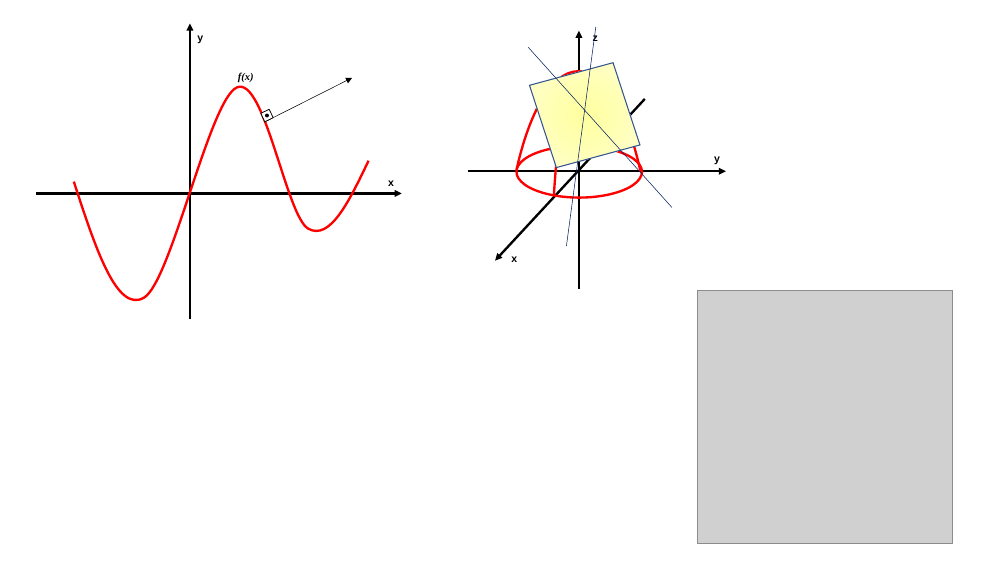
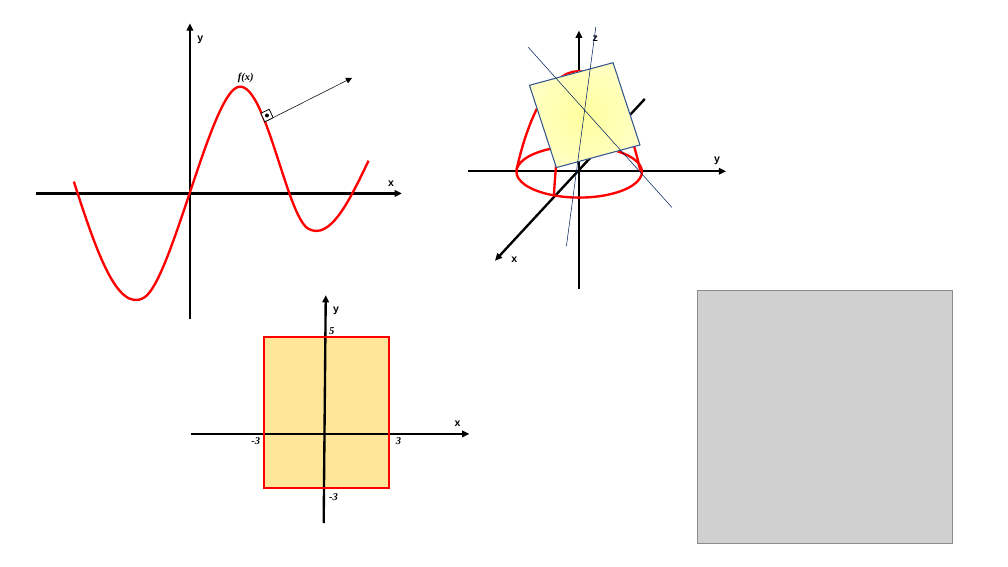
Before and after one commit to joaopsilvam88/E-book-C2, a slide deck: slide 8 of Imagens/Gráficos.pptx. Drawn at 1008x567 pixels with LibreOffice and Linux fonts; fonts in the diff are those of the drawing; grey boxes stand for pictures. Boxes give left, top, right and bottom in pixels: in the first picture for what was removed or moved away, otherwise in the second. Text is boxed around its words. In the diff, an @@ line names an element or a change of style, - is before the commit and + after.

```diff
--- a/Imagens/Gráficos.pptx
+++ b/Imagens/Gráficos.pptx
@@ group added at (x1=191, y1=296, x2=470, y2=523): 6 texts, 2 rectangles, 2 arrows @@
+x
+y
+3
+-3
+-3
+5
```
Also in this commit, not shown: 2 other slides changed.
